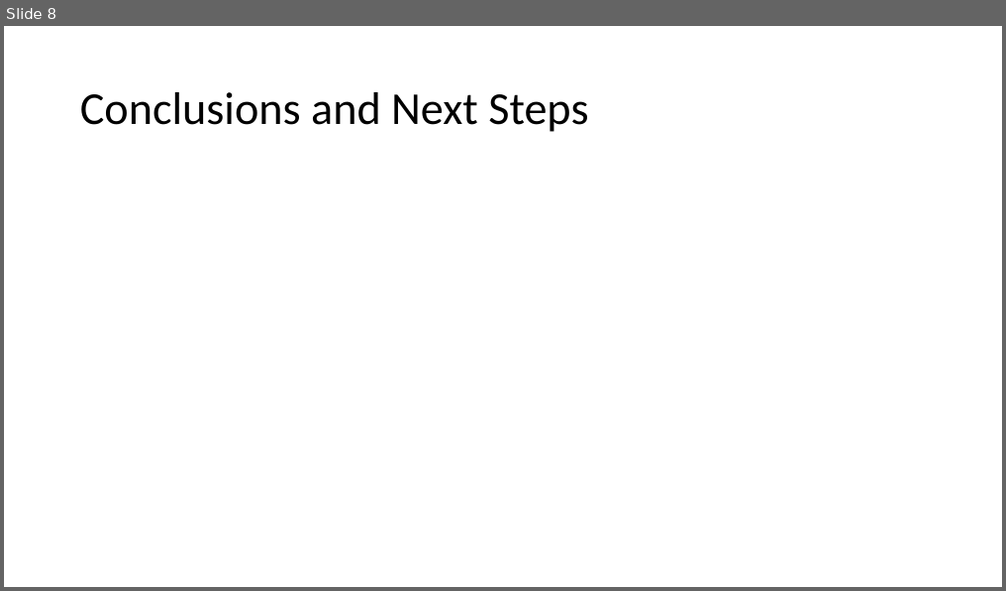
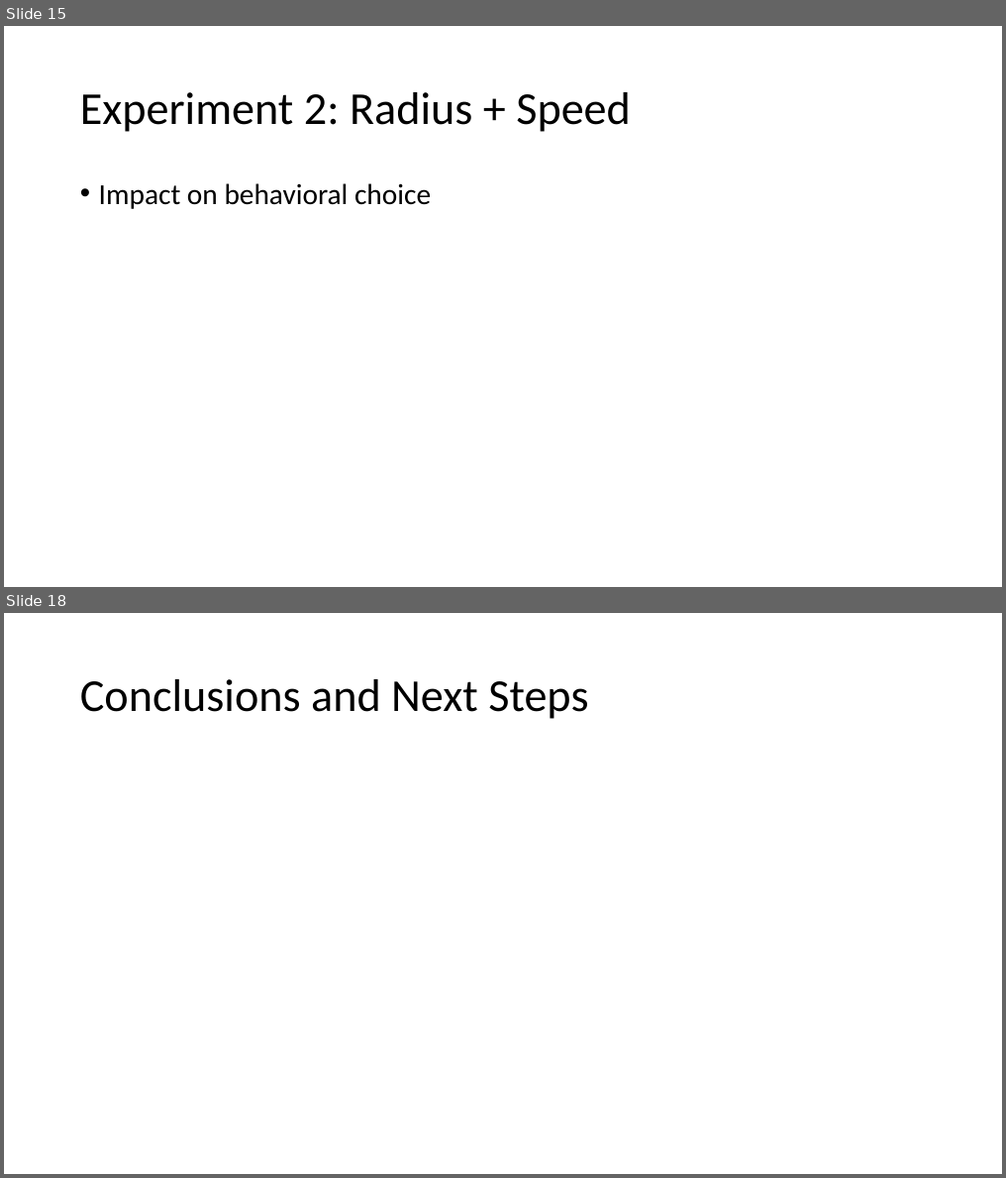
Before and after one commit to ruiqing369/Lakeland, a slide deck: Lakeland Presentation.pptx. Shown one above the other, each under a label of ours: slide 8 before the commit, slides 15 and 18 after it; the slides between them are not shown. The pictures are 1006x591 and 1006x1178 pixels, drawn with LibreOffice and Linux fonts; fonts in the diff are those of the drawing. Boxes give left, top, right and bottom in pixels: in the first picture for what was removed or moved away, otherwise in the second. Text is boxed around its words. In the diff, an @@ line names an element or a change of style, - is before the commit and + after.

Commit message:
update presentation and behavior space

```diff
--- a/Lakeland Presentation.pptx
+++ b/Lakeland Presentation.pptx
@@ slide 15 added at [4,26,1002,587], background #FFFFFF @@
@@ title added at [80,92,631,132], 44 pt, text #000000 @@
+Experiment 2: Radius + Speed
@@ text added at [99,183,431,209], 28 pt, text #000000 @@
+• Impact on behavioral choice
@@ what was slide 8 is now slide 18 @@
```
Also in this commit, not shown: 4 slides changed, 11 other slides added, 2 slides removed, 1 other file.
